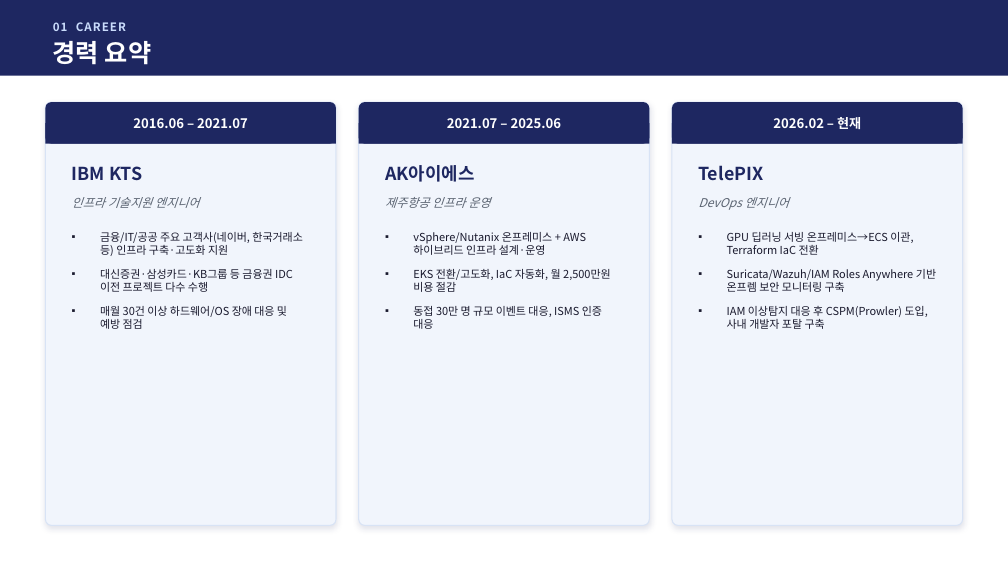
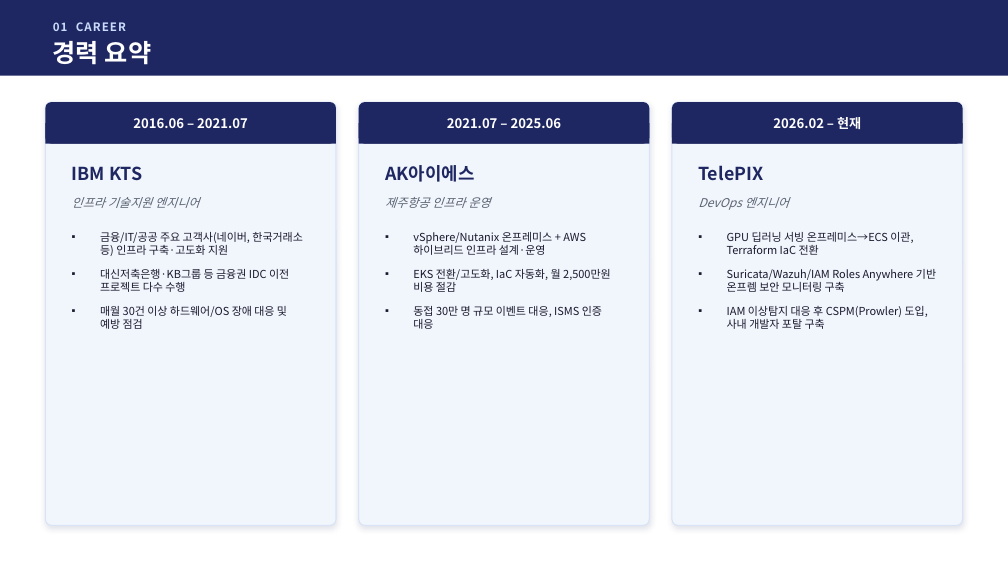
Before and after one commit to jtkdy/devops-portfolio, a slide deck: slide 3 of 포트폴리오_정상윤_2026_v2.pptx. Drawn at 1008x567 pixels with LibreOffice and Linux fonts; fonts in the diff are those of the drawing. Boxes give left, top, right and bottom in pixels: in the first picture for what was removed or moved away, otherwise in the second. Text is boxed around its words. In the diff, an @@ line names an element or a change of style, - is before the commit and + after.

```diff
--- a/포트폴리오_정상윤_2026_v2.pptx
+++ b/포트폴리오_정상윤_2026_v2.pptx
@@ text at (100, 269, 289, 292): text changed @@
-▪ 대신증권·삼성카드·KB그룹 등 금융권 IDC 이전 프로젝트 다수 수행
+▪ 대신저축은행·KB그룹 등 금융권 IDC 이전 프로젝트 다수 수행
```
Also in this commit, not shown: 2 other slides changed, 1 other file.
